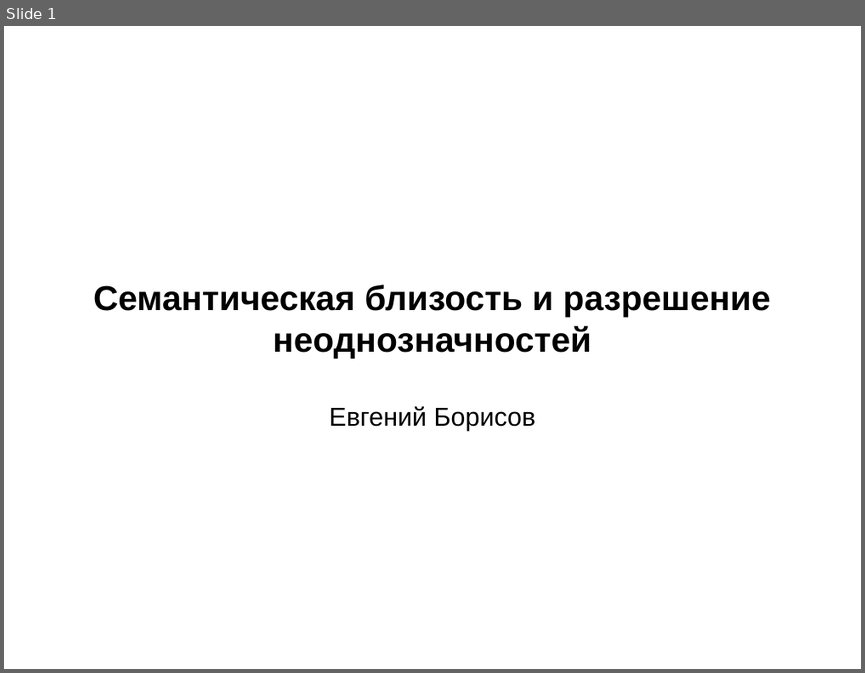
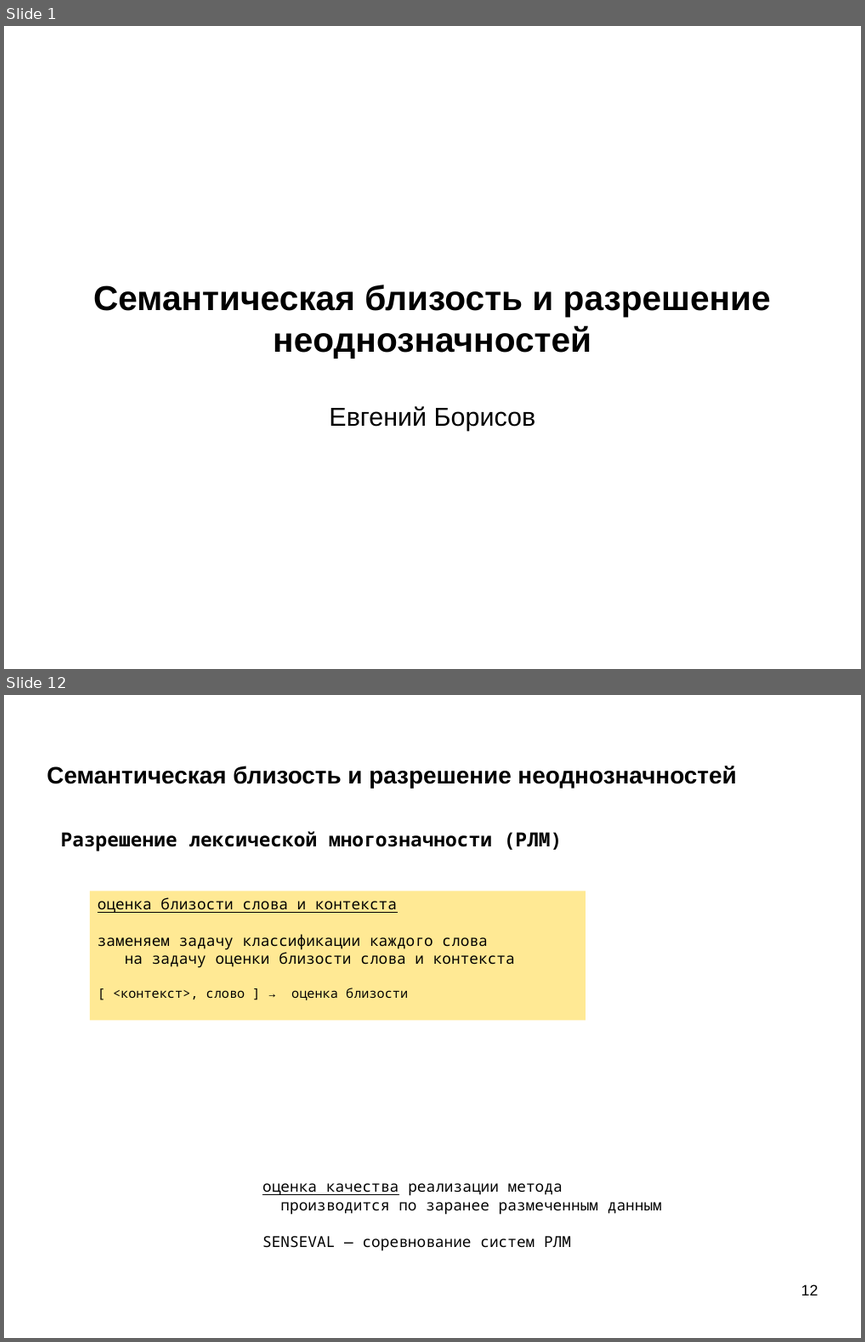
Before and after one commit to mechanoid5/ml_nlp_2022, a slide deck: 11-semantic.odp. Shown one above the other, each under a label of ours: slide 1 before the commit, slides 1 and 12 after it; the slides between them are not shown. The pictures are 865x673 and 865x1342 pixels, drawn with LibreOffice and Linux fonts; fonts in the diff are those of the drawing; background and template pictures are left out. Boxes give left, top, right and bottom in pixels: in the first picture for what was removed or moved away, otherwise in the second. Text is boxed around its words. In the diff, an @@ line names an element or a change of style, - is before the commit and + after.

```diff
--- a/11-semantic.odp
+++ b/11-semantic.odp
@@ slide 12 added at [4,695,861,1338], background picture (left out) @@
@@ title added at [46,766,736,788], 22 pt, text #000000, bold @@
+Семантическая близость и разрешение неоднозначностей
@@ text added at [61,831,562,851], 18 pt, text #000000, bold @@
+Разрешение лексической многозначности (РЛМ)
@@ rectangle added at [90,891,585,1020], fill #FFE994, 14 pt, text #000000 @@
+оценка близости слова и контекста
+заменяем задачу классификации каждого слова
+на задачу оценки близости слова и контекста
+[ <контекст>, слово ] → оценка близости
@@ text added at [262,1183,662,1251], 14 pt, text #000000 @@
+оценка качества реализации метода
+производится по заранее размеченным данным
+SENSEVAL — соревнование систем РЛМ
@@ page number added at [801,1284,818,1295], 14 pt, text #000000 @@
+12
```
Also in this commit, not shown: 9 slides changed, 12 other slides added, 2 other files.
